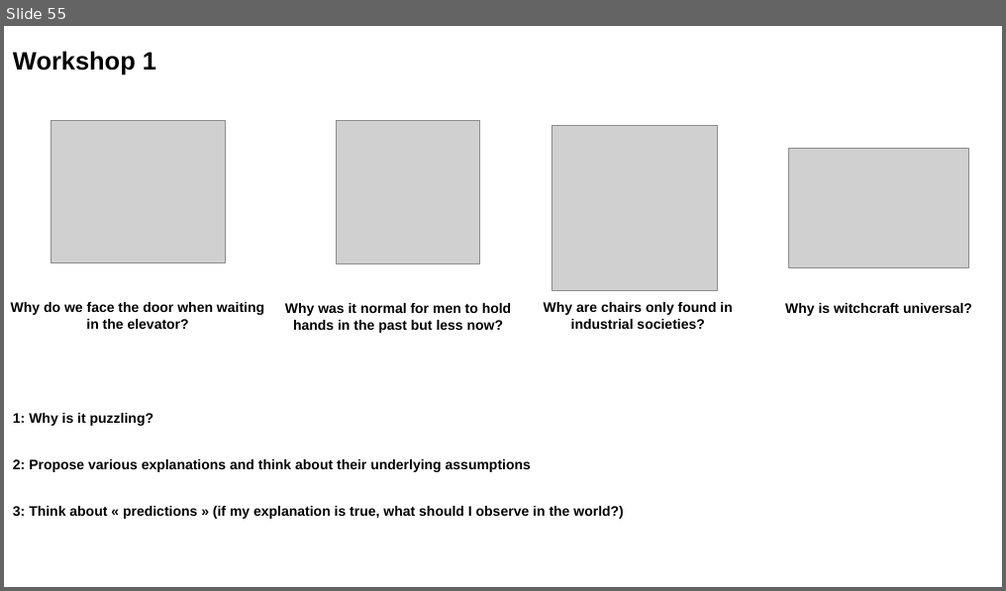
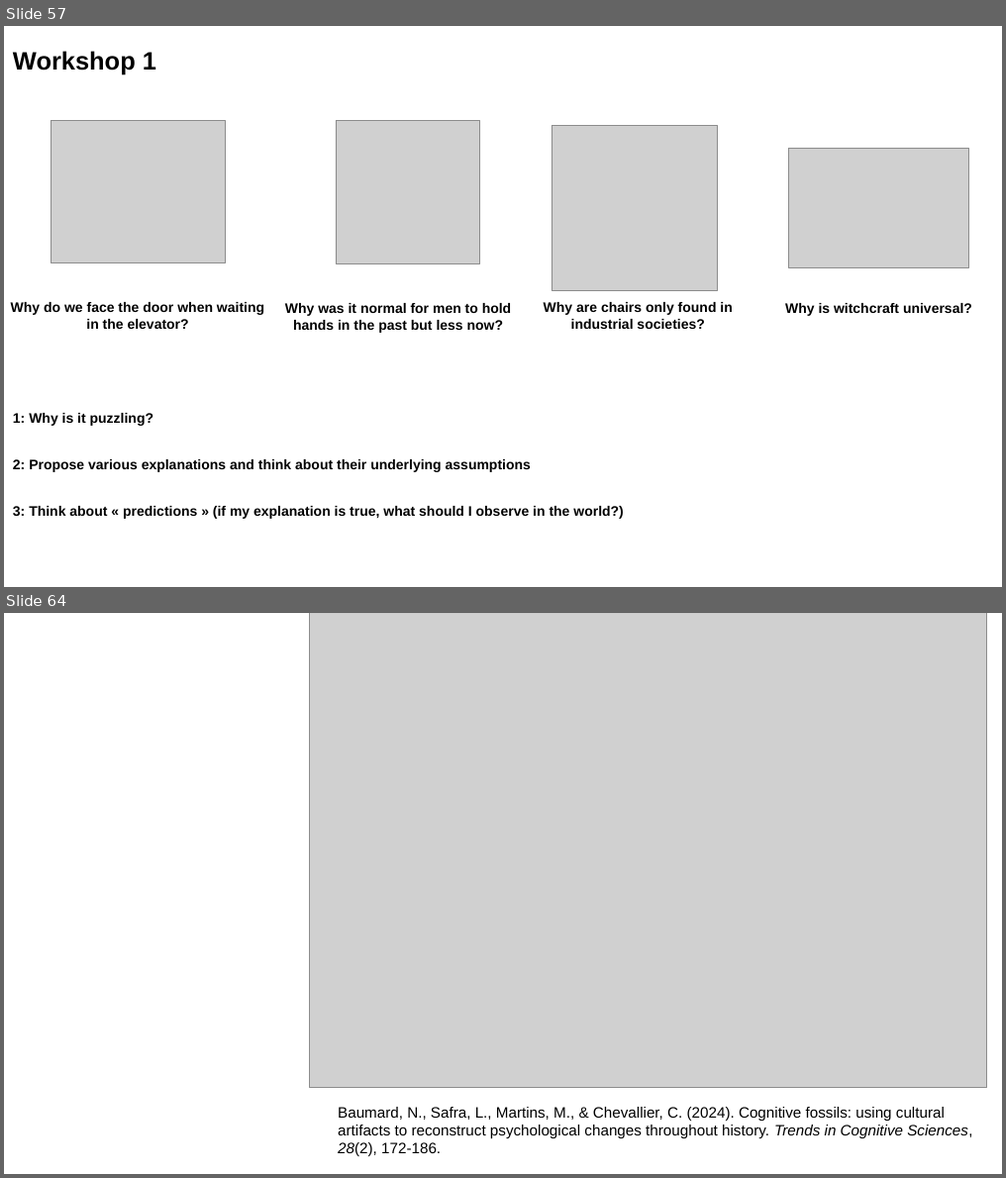
Before and after one commit to aminelasso/SOC501-2026, a slide deck: Week 1/Week 1.pptx. Shown one above the other, each under a label of ours: slide 55 before the commit, slides 57 and 64 after it; the slides between them are not shown. The pictures are 1006x591 and 1006x1178 pixels, drawn with LibreOffice and Linux fonts; fonts in the diff are those of the drawing; grey boxes stand for pictures. Boxes give left, top, right and bottom in pixels: in the first picture for what was removed or moved away, otherwise in the second. Text is boxed around its words. In the diff, an @@ line names an element or a change of style, - is before the commit and + after.

```diff
--- a/Week 1/Week 1.pptx
+++ b/Week 1/Week 1.pptx
@@ slide 64 added at bbox=[4, 613, 1002, 1174], background #FFFFFF @@
@@ picture added at bbox=[309, 613, 987, 1087] @@
@@ text added at bbox=[338, 1107, 972, 1157], 12 pt, text #000000 @@
+Baumard, N., Safra, L., Martins, M., & Chevallier, C. (2024). Cognitive fossils: using cultural artifacts to reconstruct psychological changes throughout history. Trends in Cognitive Sciences, 28(2), 172-186.
@@ what was slide 55 is now slide 57 @@
```
Also in this commit, not shown: 3 slides changed, 35 other slides added, 1 slide removed, 2 other files.
